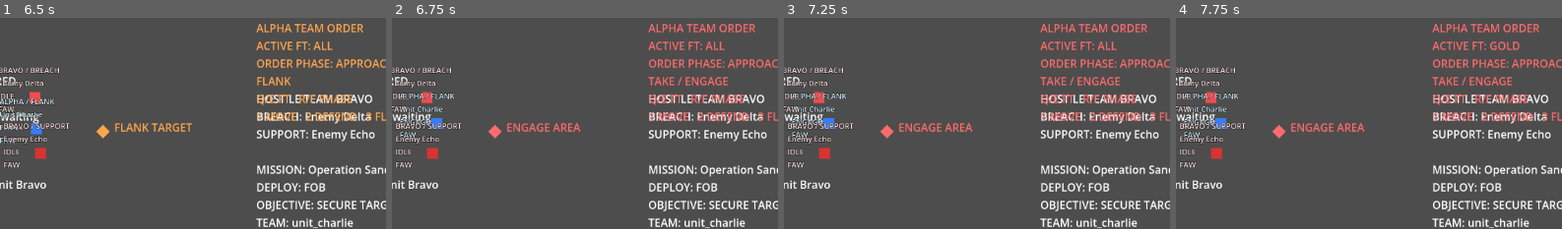
Above: before the commit, frames 1-4 (left to right).
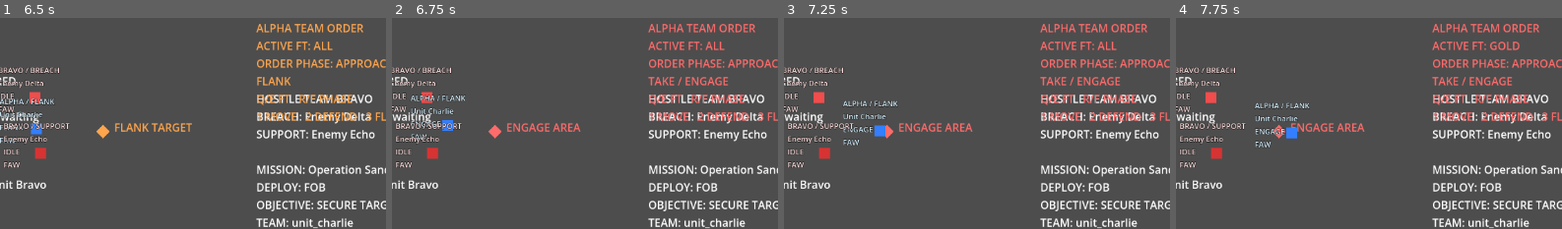
Above: after the commit, the same moments.

Repository: 0klabauta0-jpg/Sternenbuergerchen
Game: Godot game, scene res://scenes/meta/meta_layer_test.tscn
Same seed, same stepped clock (60 frames per second), same inputs: the game is played once before the commit and once after it.
Inputs:
- Up to frame 1 (6.5 s): click "Unit Alpha (unit_alpha / team…" at 0.5 s; click "Unit Bravo (unit_bravo / team…" at 1.25 s; click "Unit Charlie (unit_charlie / …" at 2 s; click "Transfer Team to FOB" at 2.75 s; click "Start Mission" at 3.5 s; tap Enter at 4.25 s; tap 1 at 4.35 s; tap 2 at 5.1 s; tap Space at 5.75 s; tap 3 at 5.85 s
- Up to frame 2 (6.75 s): tap 4 at 6.6 s
- Up to frame 3 (7.25 s): no input
- Up to frame 4 (7.75 s): tap Q at 7.35 s
The pictures show only the part of the screen within x 14-64%, y 0-50%; the shares and areas given below are measured in that part.

Frame 1 is identical in both runs. In frame 2, 1.1% of the frame differs, in the area x 2-19%, y 35-59%; in frame 3, 1.4%; in frame 4, 1.4%, in the area x 2-35%, y 35-62%.

Commit message:
Add minimal take role split

Diff:
--- a/scripts/ftl/runtime_leader.gd
+++ b/scripts/ftl/runtime_leader.gd
@@ -11,6 +11,8 @@
 const MOVE_ASSAULT_FORWARD_OFFSET: float = 24.0
 const FLANK_RECON_LATERAL_SCALE: float = 1.45
 const FLANK_ASSAULT_FORWARD_OFFSET: float = 28.0
+const TAKE_RECON_LATERAL_OFFSET: float = 36.0
+const TAKE_ASSAULT_FORWARD_OFFSET: float = 18.0
 const DELAY_ANCHOR_MOVE: int = 3
 const DELAY_ANCHOR_FLANK: int = 4
 const DELAY_ANCHOR_TAKE: int = 2
@@ -235,7 +237,7 @@
 func _build_unit_command_from_ftl_task(task, unit: Node):
 	var task_type: String = String(task.get("task_type"))
 	var source_command_type: String = String(task.get("source_command_type"))
-	var command_type: String = _map_task_type_to_unit_command_type(task_type)
+	var command_type: String = _derive_unit_command_type(task_type, source_command_type, unit)
 	if command_type.is_empty():
 		return null
 
@@ -274,6 +276,19 @@
 			return ""
 
 
+func _derive_unit_command_type(task_type: String, source_command_type: String, unit: Node) -> String:
+	if source_command_type == "take":
+		match _get_unit_combat_role(unit):
+			ROLE_ANCHOR:
+				return "hold_position"
+			ROLE_RECON, ROLE_ASSAULT:
+				return "move_to_position"
+			_:
+				return "engage_area"
+
+	return _map_task_type_to_unit_command_type(task_type)
+
+
 func _map_task_type_to_fire_status(task_type: String, source_command_type: String) -> String:
 	if source_command_type == "move":
 		return "hold_fire"
@@ -364,6 +379,25 @@
 				return unit_position.lerp(raw_target_position, 0.88) + move_lateral_direction * MOVE_RECON_LATERAL_OFFSET
 			ROLE_ASSAULT:
 				return raw_target_position + move_forward_direction * MOVE_ASSAULT_FORWARD_OFFSET
+			_:
+				return raw_target_position
+
+	if source_command_type == "take" and unit is Node2D:
+		var unit_position: Vector2 = (unit as Node2D).position
+		var take_direction: Vector2 = raw_target_position - unit_position
+		if take_direction.is_zero_approx():
+			return raw_target_position
+
+		var take_forward_direction: Vector2 = take_direction.normalized()
+		var take_lateral_sign: float = -1.0 if unit_position.y <= raw_target_position.y else 1.0
+		var take_lateral_direction: Vector2 = take_forward_direction.orthogonal() * take_lateral_sign
+		match _get_unit_combat_role(unit):
+			ROLE_ANCHOR:
+				return unit_position
+			ROLE_RECON:
+				return unit_position.lerp(raw_target_position, 0.84) + take_lateral_direction * TAKE_RECON_LATERAL_OFFSET
+			ROLE_ASSAULT:
+				return raw_target_position + take_forward_direction * TAKE_ASSAULT_FORWARD_OFFSET
 			_:
 				return raw_target_position
 
--- a/scripts/tests/mission_combat_loop_driver.gd
+++ b/scripts/tests/mission_combat_loop_driver.gd
@@ -346,7 +346,7 @@
 			if command_type == "engage_area" or command_type == "hold_position":
 				return true
 
-			return command_type == "move_to_position" and String(command.get("source_command_type")) == "flank"
+			return command_type == "move_to_position" and _is_mobile_engage_source(String(command.get("source_command_type")))
 
 	if unit.has_method("get_runtime_status"):
 		var runtime_status = unit.call("get_runtime_status")
@@ -355,9 +355,13 @@
 			if status_name == "engaging" or status_name == "holding":
 				return true
 
-			return status_name == "pending_move" and String(runtime_status.get("source_command_type")) == "flank"
+			return status_name == "pending_move" and _is_mobile_engage_source(String(runtime_status.get("source_command_type")))
 
 	return false
+
+
+func _is_mobile_engage_source(source_command_type: String) -> bool:
+	return source_command_type == "flank" or source_command_type == "take"
 
 
 func _is_phase_attack_allowed(unit) -> bool:
Not shown, changed: docs/IMPLEMENTATION_STATUS.md
